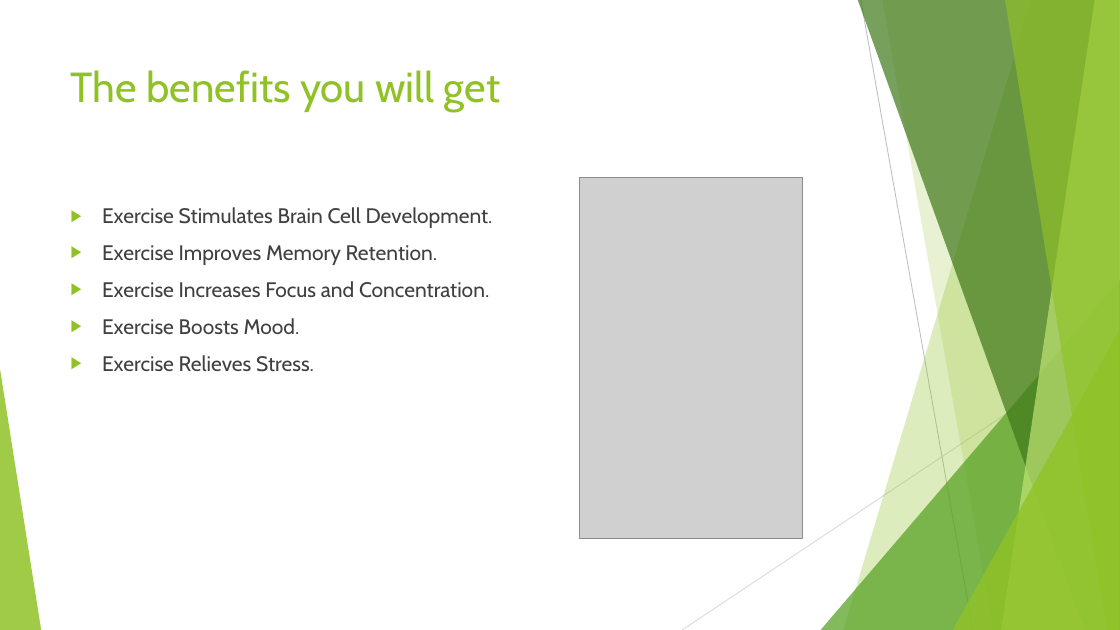
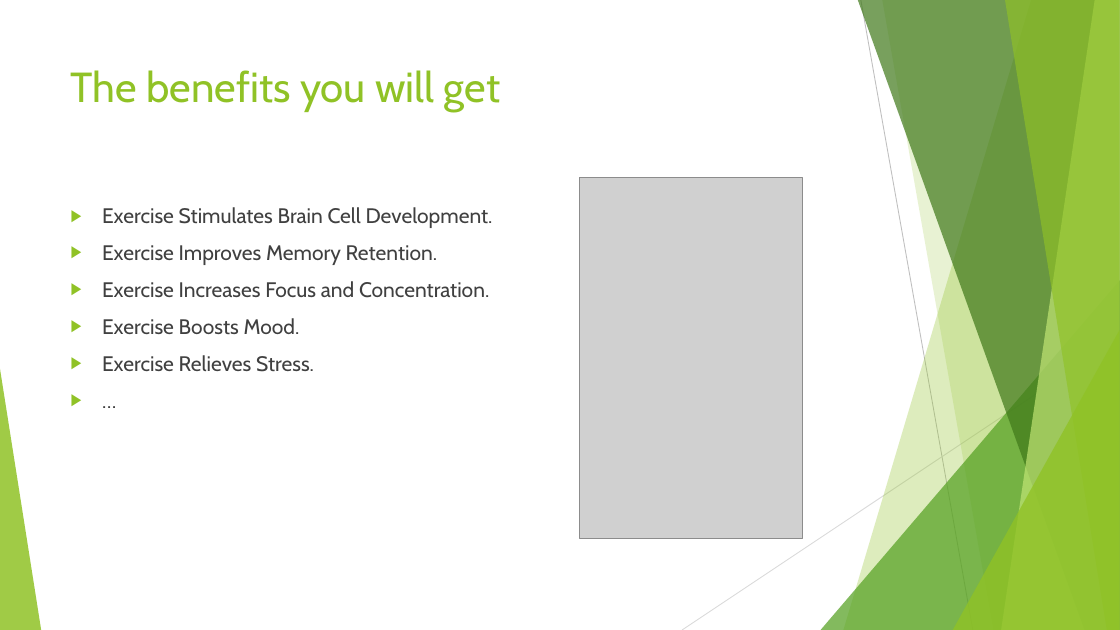
Before and after one commit to Tsien/Presentation, a slide deck: slide 10 of Live a healthy lifestyle.pptx (slide 9 before the commit). Drawn at 1120x630 pixels with LibreOffice and Linux fonts; fonts in the diff are those of the drawing; grey boxes stand for pictures. Boxes give left, top, right and bottom in pixels: in the first picture for what was removed or moved away, otherwise in the second. Text is boxed around its words. In the diff, an @@ line names an element or a change of style, - is before the commit and + after.

```diff
--- a/Live a healthy lifestyle.pptx
+++ b/Live a healthy lifestyle.pptx
@@ text at bbox=[102, 207, 493, 372]: paragraph added @@
+▶ …
```
Also in this commit, not shown: 5 other slides changed, 1 slide added, 4 other files.
